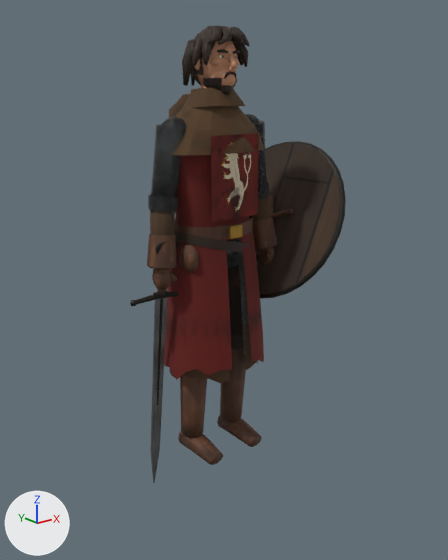
An edit to the glTF model assets/characters/vaclav.gltf, drawn before and after from the same camera.
One viewpoint serves both versions: a 50 mm lens placed at (-1.58, -2.05, 1.61), pointed at (0.07, 0.01, 0.79). Every picture has the same lights, and +X, +Y and +Z are marked at lower left. The older version comes first.

The first picture shows 'WEAPON_shield', 'WEAPON_sword', 'vaclav_body'.
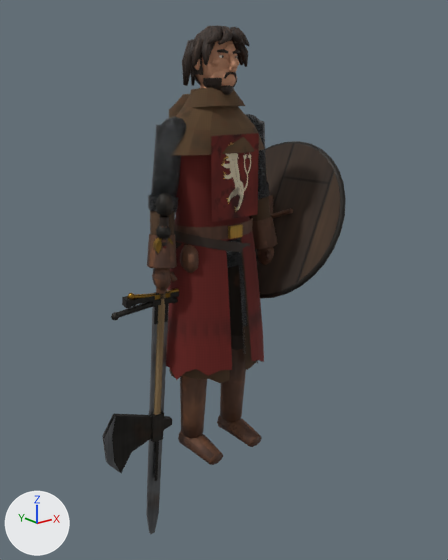
The edits, one by one:
Picture 'wood_light_n' (img_wood_light_n) is new.
Picture 'wood_light' (img_wood_light) is new.
Material 'M_Gold' (mat_m_gold) is new.
Uses the picture img_brass.
Uses the picture img_brass_n.
Material 'M_WoodLight' (mat_m_woodlight) is new.
Uses the picture img_wood_light.
Uses the picture img_wood_light_n.
Mesh me_weapon_vysehrad is new.
It has 210 vertices, 364 faces and spans x -0.431..-0.135, y -0.065..0.13, z -0.258..1.051.
Faces by material slot: [16, 272, 76].
It uses material mat_m_steel.
It uses material mat_m_gold.
It uses material mat_m_clothred.
Mesh me_weapon_longsword is new.
It has 154 vertices, 256 faces and spans x -0.446..-0.12, y -0.08..0.14, z -0.338..1.102.
Faces by material slot: [16, 100, 28, 112].
It uses material mat_m_steel.
It uses material mat_m_iron.
It uses material mat_m_leatherdark.
It uses material mat_m_clothred.
Mesh me_weapon_greatsword is new.
It has 242 vertices, 416 faces and spans x -0.5..-0.07, y -0.1..0.16, z -0.48..1.22.
Faces by material slot: [20, 200, 28, 168].
It uses material mat_m_steel.
It uses material mat_m_iron.
It uses material mat_m_leatherdark.
It uses material mat_m_leatherc.
Mesh me_weapon_axe is new.
It has 124 vertices, 212 faces and spans x -0.527..-0.202, y -0.062..0.132, z -0.142..1.0.
Faces by material slot: [28, 28, 136, 20].
It uses material mat_m_woodlight.
It uses material mat_m_leatherc.
It uses material mat_m_iron.
It uses material mat_m_steel.
Object 'WEAPON_vysehrad' (ob_weapon_vysehrad) is new; it shows me_weapon_vysehrad.
Its location is (0.0, 0.0, 0.0).
Object 'WEAPON_longsword' (ob_weapon_longsword) is new; it shows me_weapon_longsword.
Its location is (0.0, 0.0, 0.0).
Object 'WEAPON_greatsword' (ob_weapon_greatsword) is new; it shows me_weapon_greatsword.
Its location is (0.0, 0.0, 0.0).
Object 'WEAPON_axe' (ob_weapon_axe) is new; it shows me_weapon_axe.
Its location is (0.0, 0.0, 0.0).

Boxes [x1, y1, x2, y2] around the edits, measured in the pictures (448 x 560 px):
'WEAPON_axe', added
    after: [102, 287, 172, 481]
    faces in mat_m_iron: [103, 411, 172, 481]
    faces in mat_m_woodlight: [154, 293, 165, 415]
    faces in mat_m_steel: [102, 413, 121, 473]
'WEAPON_greatsword', added
    after: [111, 193, 178, 534]
    faces in mat_m_steel: [146, 304, 169, 534]
    faces in mat_m_iron: [111, 193, 178, 453]
    faces in mat_m_leatherdark: [159, 215, 169, 299]
'WEAPON_longsword', added
    after: [122, 225, 179, 308]
'WEAPON_vysehrad', added
    after: [127, 238, 179, 300]
    faces in mat_m_gold: [127, 238, 179, 300]
'WEAPON_sword', unchanged, covered by the edit
    before: [130, 242, 178, 483]
    after: [132, 252, 169, 306]
